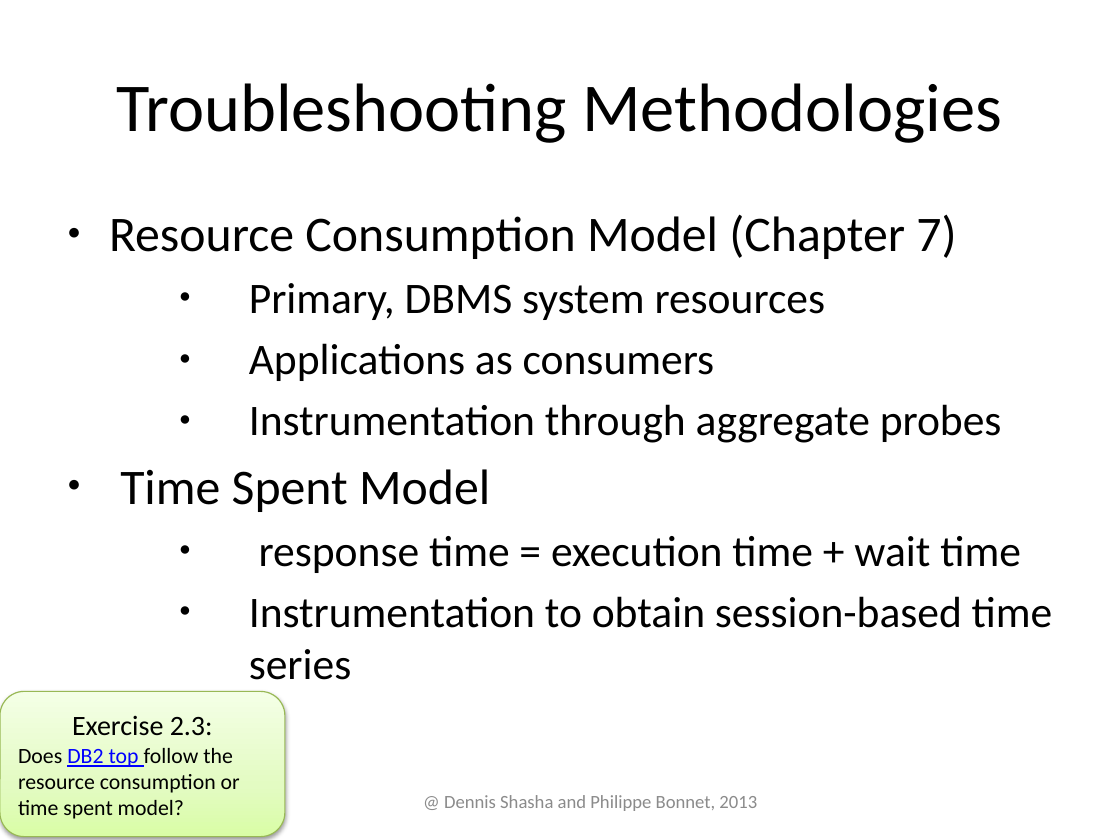
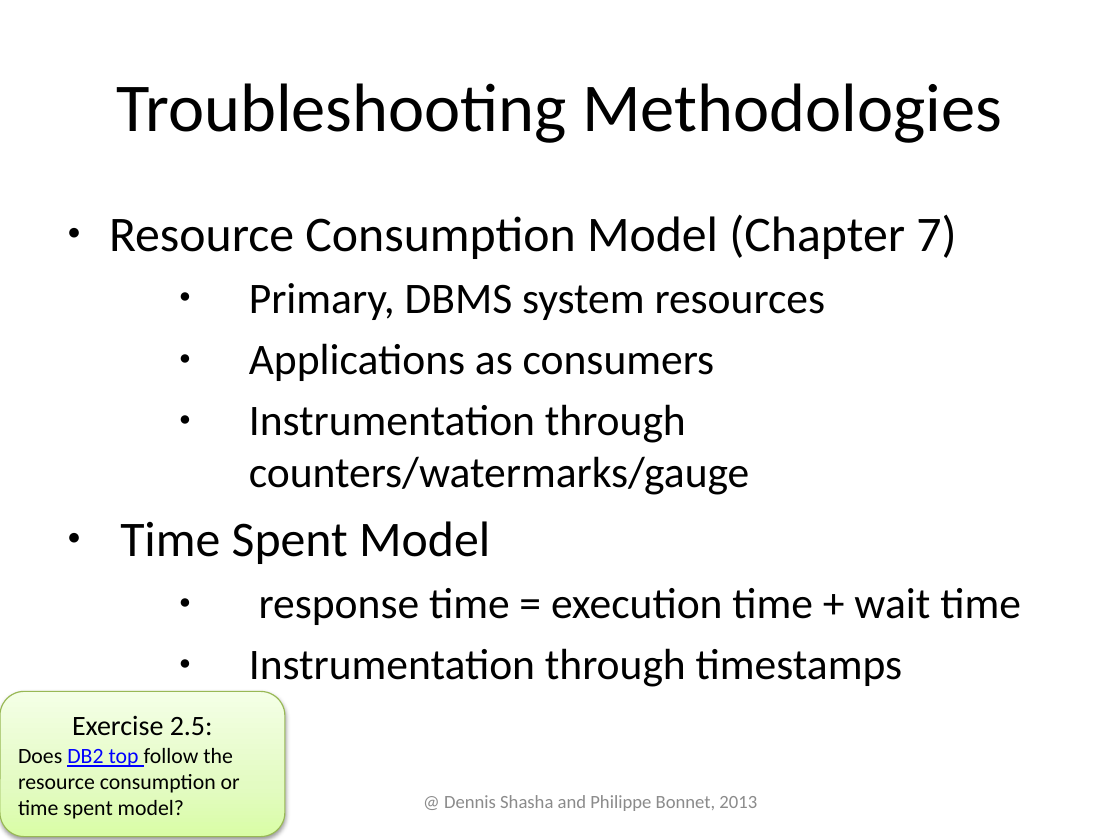
Before and after one commit to phbonnet/tuning, a slide deck: slide 14 of Slides/Troubleshooting.pptx (slide 12 before the commit). Drawn at 1120x840 pixels with LibreOffice and Linux fonts; fonts in the diff are those of the drawing. Boxes give left, top, right and bottom in pixels: in the first picture for what was removed or moved away, otherwise in the second. Text is boxed around its words. In the diff, an @@ line names an element or a change of style, - is before the commit and + after.

Commit message:
Troubleshooting improved

```diff
--- a/Slides/Troubleshooting.pptx
+++ b/Slides/Troubleshooting.pptx
@@ text at (x1=249, y1=404, x2=750, y2=495): text changed @@
-  ● Instrumentation through aggregate probes
+  ● Instrumentation through counters/watermarks/gauge
@@ text at (x1=249, y1=648, x2=902, y2=687): text changed @@
-  ● Instrumentation to obtain session-based time series
+  ● Instrumentation through timestamps
@@ text in rounded rectangle at (x1=72, y1=715, x2=213, y2=736): text changed @@
-Exercise 2.3:
+Exercise 2.5:
```
Also in this commit, not shown: 8 other slides changed, 3 slides added, 1 slide removed, 1 other file.
